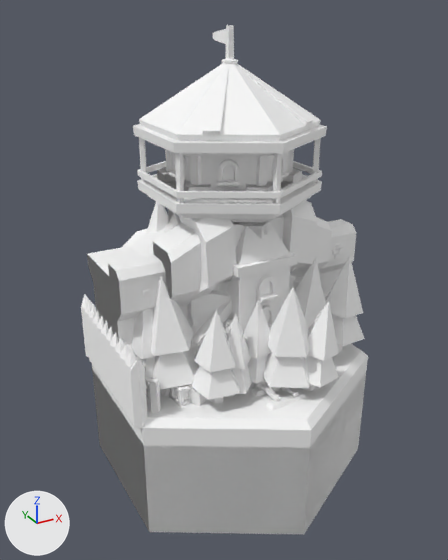
Two versions of the glTF model apps/ui/src/assets/village/set.glb, one commit apart.
Before and after are seen from a 50 mm lens placed at (-2.2, -3.92, 2.6), pointed at (-0.06, -0.04, 0.65). The axes (+X, +Y, +Z) are drawn at lower left. The lights are the same throughout. The older version comes first. Where no turn or scale is listed for an object, it has been applied to the vertices.

Names of what the first picture shows: 'building_church_blue', 'building_mine_blue', 'building_tower_A_blue.001', 'building_tower_A_top_blue', 'building_tower_B_top_blue', 'fence_wood_straight', 'hex_grass.001', 'hex_water.001', 'trees_A_large', 'trees_A_medium', 'wall_straight', 'wall_straight_gate.001' and 4 more.
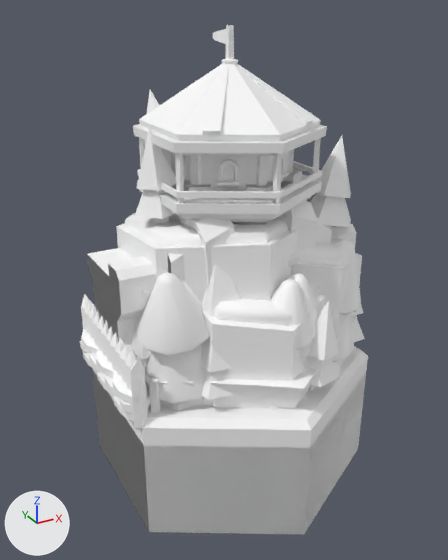
Location of each change, [x1, y1, x2, y2] in pixels of the pictures (448 x 560 px):
'mountain_A_grass_trees', added: after [116, 89, 362, 409]
'trees_B_large', added: after [137, 240, 361, 404]
'building_grain', added: after [145, 367, 317, 409]
'fence_stone_straight', added: after [80, 329, 151, 422]
'hills_A_trees', added (mostly hidden): after [168, 264, 340, 411]
'trees_B_medium', added (mostly hidden): after [181, 273, 319, 339]
'trees_A_large', unchanged, covered by the edit: before [131, 256, 365, 404]; after [131, 301, 365, 400]
'trees_A_medium', unchanged, covered by the edit: before [146, 202, 326, 397]; after [299, 344, 310, 388]
'building_church_blue', unchanged, covered by the edit: before [193, 222, 298, 346]; after [288, 254, 298, 267]
'building_mine_blue', unchanged, covered by the edit: before [121, 228, 307, 411]; after [269, 395, 307, 411]

What the commit changed:
Mesh me_hills_a_trees is new.
It has 299 vertices, 518 faces and spans x -0.88..0.88, y -0.87..0.87, z -0.67..0.67.
It uses material mat_hexagons_medieval (white #ffffff).
Mesh me_mountain_a_grass_trees is new.
It has 284 vertices, 468 faces and spans x -0.93..0.93, y -0.94..0.94, z -1.09..1.09.
It uses material mat_hexagons_medieval (white #ffffff).
Mesh me_trees_b_medium is new.
It has 560 vertices, 1100 faces and spans x -0.93..0.93, y -0.92..0.92, z -0.59..0.59.
It uses material mat_hexagons_medieval (white #ffffff).
Mesh me_trees_b_large is new.
It has 784 vertices, 1540 faces and spans x -0.92..0.92, y -0.97..0.97, z -0.59..0.59.
It uses material mat_hexagons_medieval (white #ffffff).
Mesh me_fence_stone_straight is new.
It has 144 vertices, 284 faces and spans x -0.1..0.1, y -0.577..0.577, z -0.134..0.134.
It uses material mat_hexagons_medieval (white #ffffff).
Mesh me_building_grain is new.
It has 147 vertices, 230 faces and spans x -0.94..0.94, y -1.05..1.05, z -0.2..0.2.
It uses material mat_hexagons_medieval (white #ffffff).
Object 'hills_A_trees' (ob_hills_a_trees) is new; it shows me_hills_a_trees.
Its location is (0.056, -0.035, 0.666).
Object 'mountain_A_grass_trees' (ob_mountain_a_grass_trees) is new; it shows me_mountain_a_grass_trees.
Its location is (0.034, -0.001, 1.088).
Object 'trees_B_medium' (ob_trees_b_medium_1) is new; it shows me_trees_b_medium.
Its location is (0.04, 0.057, 0.566).
Object 'trees_B_large' (ob_trees_b_large_1) is new; it shows me_trees_b_large.
Its location is (0.018, 0.019, 0.565).
Object 'fence_stone_straight' (ob_fence_stone_straight) is new; it shows me_fence_stone_straight.
Its location is (-1.0, 0.0, 0.084).
Object 'building_grain' (ob_building_grain) is new; it shows me_building_grain.
Its location is (0.0, 0.0, 0.197).
